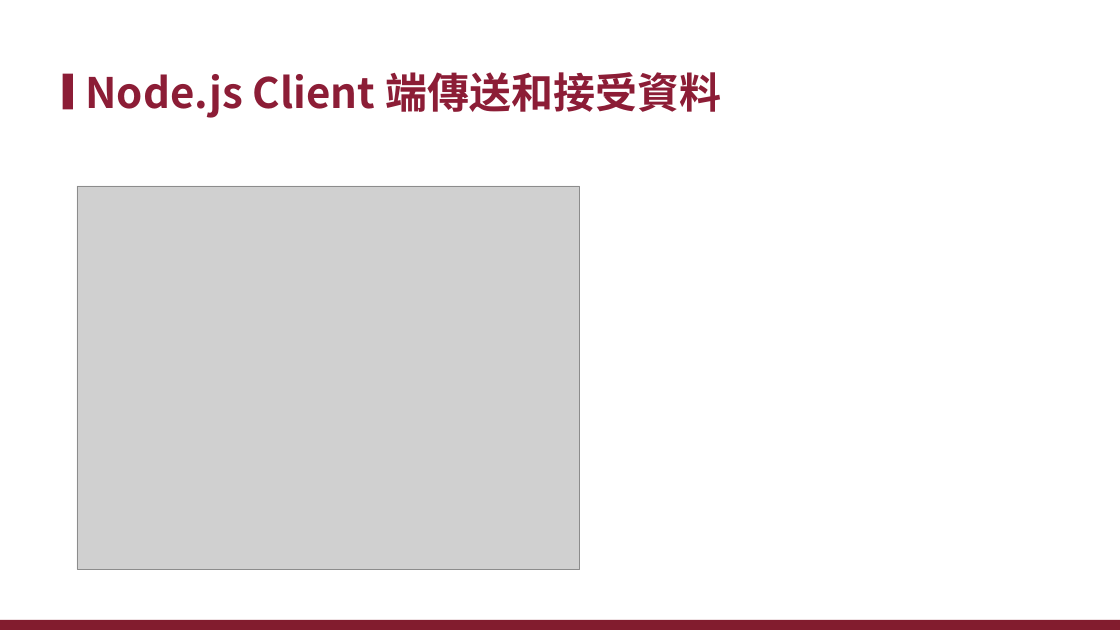
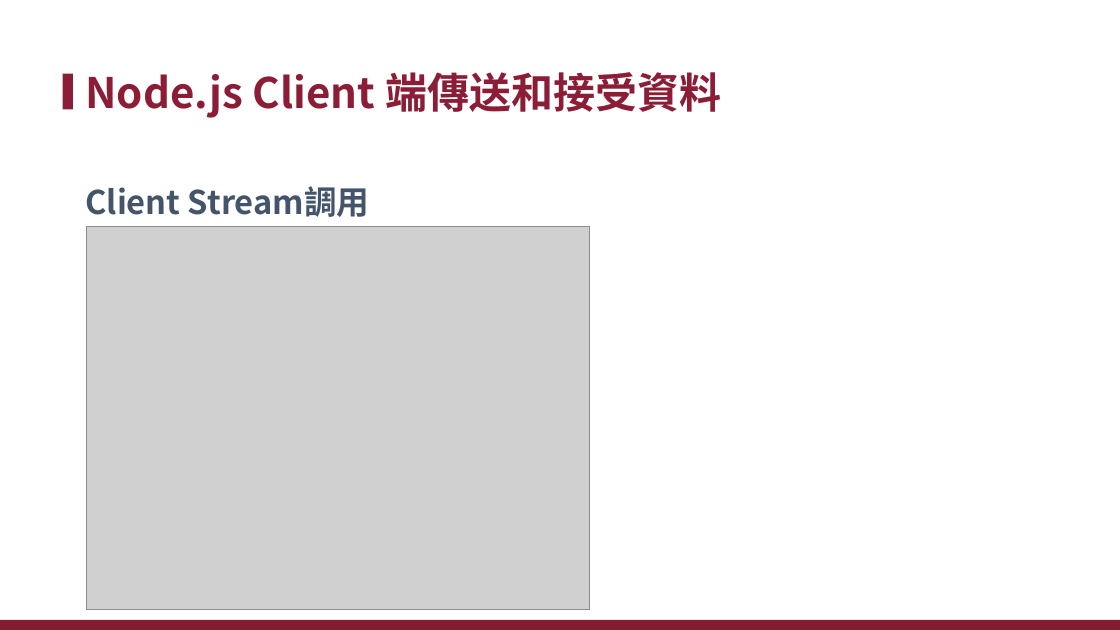
Before and after one commit to xiauchen/5__gRPC, a slide deck: slide 41 of 空白PPT.pptx (slide 34 before the commit). Drawn at 1120x630 pixels with LibreOffice and Linux fonts; fonts in the diff are those of the drawing; grey boxes stand for pictures; background and template pictures are left out. Boxes give left, top, right and bottom in pixels: in the first picture for what was removed or moved away, otherwise in the second. Text is boxed around its words. In the diff, an @@ line names an element or a change of style, - is before the commit and + after.

```diff
--- a/空白PPT.pptx
+++ b/空白PPT.pptx
@@ text added at (x1=85, y1=186, x2=369, y2=217), 28 pt, text #44546A, bold @@
+Client Stream調用
@@ picture moved from (x1=77, y1=186, x2=580, y2=569) to (x1=87, y1=226, x2=589, y2=609) @@
```
Also in this commit, not shown: 23 other slides changed, 19 slides added, 4 slides removed, 17 other files.
